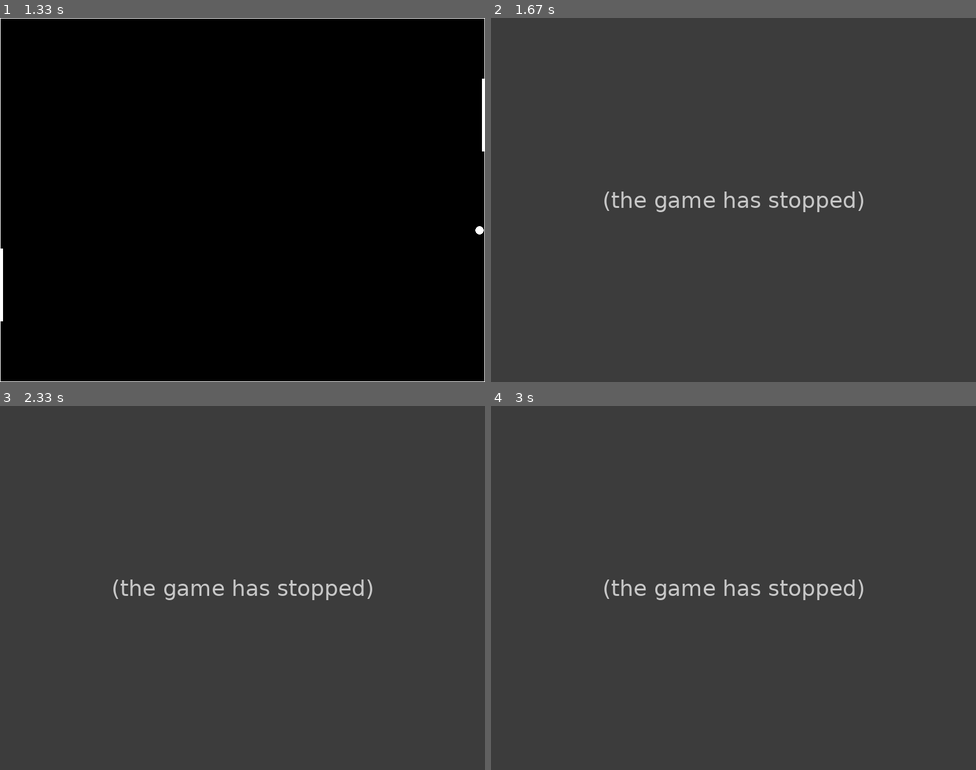
Above: before the commit, frames 1-4 (two rows, left to right).
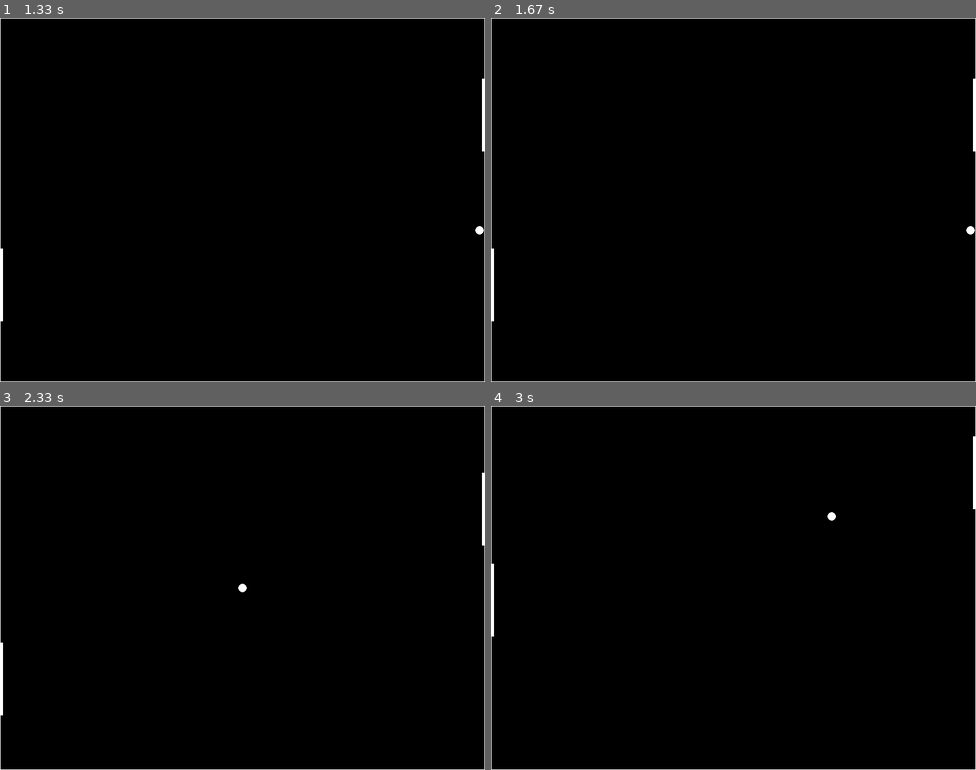
Above: after the commit, the same moments.

Repository: gabriel-r-s/pygame-basic-pong
Game: pygame game, started from draw.py
The game is run twice, just before and just after one commit, with the same random seed, the same clock (stepped at 60 frames per second) and the same inputs.
Inputs:
- Up to frame 1 (1.33 s): hold Up 0.33-0.8 s; hold Down 0.83-1.13 s; hold S 0.83-1.13 s; hold Up from 1.17 s (still down); hold W from 1.17 s (still down)
- Up to frame 2 (1.67 s): release Up at 1.53 s; release W at 1.53 s
- Up to frame 3 (2.33 s): hold Down from 2.3 s (still down); hold S from 2.3 s (still down)
- Up to frame 4 (3 s): release Down at 2.6 s; release S at 2.6 s; hold Up from 2.63 s (still down); hold W from 2.63 s (still down)

Frame 1 is identical in both runs. In frame 2, 100% of the frame differs, in the area x 0-100%, y 0-100%; in frame 3, 100%; in frame 4, 100%.
Before the commit the program exited at 1.33 s; later frames show no game.

Commit message:
falta adicionar pontuacao

Diff:
--- a/draw.py
+++ b/draw.py
@@ -3,6 +3,13 @@
 from pong import Pong, StepCondition
 import math
 import random
+
+
+def random_initial_angle():
+    initial_angle = random.uniform(-0.25 * math.pi, 0.25 * math.pi)
+    if random.getrandbits(1):
+        initial_angle = -initial_angle
+    return initial_angle
 
 
 def main():
@@ -15,9 +22,7 @@
     screen = pg.display.set_mode((WIDTH, HEIGHT))
     clock = pg.time.Clock()
 
-    initial_angle = random.uniform(-0.25 * math.pi, 0.25 * math.pi)
-    if random.getrandbits(1):
-        initial_angle = -initial_angle
+    initial_angle = random_initial_angle()
     pong = Pong(
         bounds=[WIDTH, HEIGHT],
         p1_pos=HEIGHT / 2,
@@ -37,6 +42,9 @@
                 running = False
 
         keys = pg.key.get_pressed()
+        if keys[pg.K_q]:
+            running = False
+
         if keys[pg.K_w]:
             pong.play1(-1)
         if keys[pg.K_s]:
@@ -55,11 +63,17 @@
 
         match pong.step():
             case StepCondition.Player1Win:
-                print("Player 1 Wins!")
-                running = False
+                pong.ball_pos = [WIDTH / 2, HEIGHT / 2]
+                initial_angle = random_initial_angle()
+                pong.ball_vel = [math.cos(initial_angle), math.sin(initial_angle)]
+                # pontos player 1 ++
+                pg.time.delay(1000)
             case StepCondition.Player2Win:
-                print("Player 2 Wins!")
-                running = False
+                pong.ball_pos = [WIDTH / 2, HEIGHT / 2]
+                initial_angle = random_initial_angle()
+                pong.ball_vel = [math.cos(initial_angle), math.sin(initial_angle)]
+                # pontos player 2 ++
+                pg.time.delay(1000)
 
         clock.tick(60)
 
